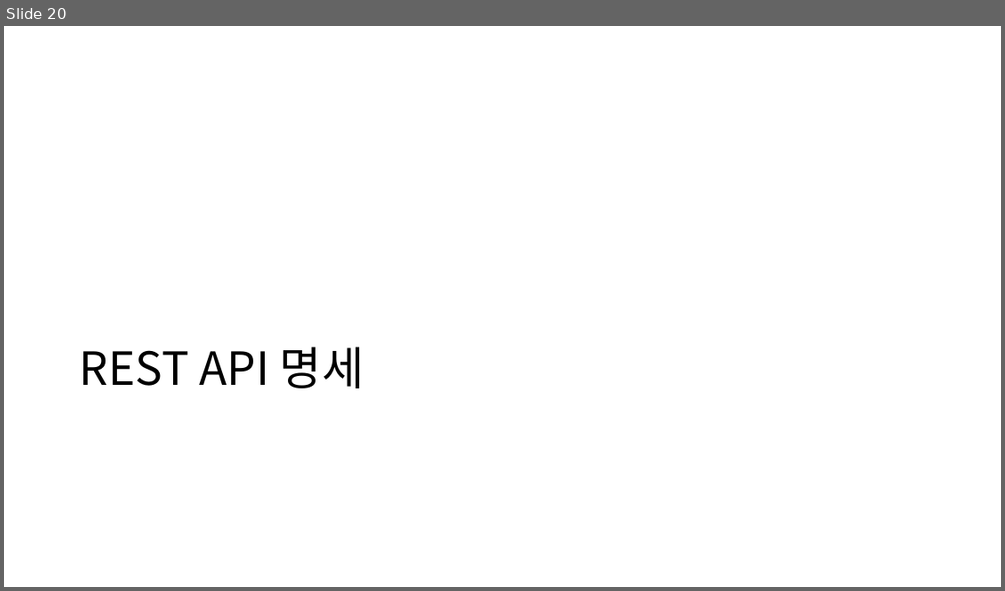
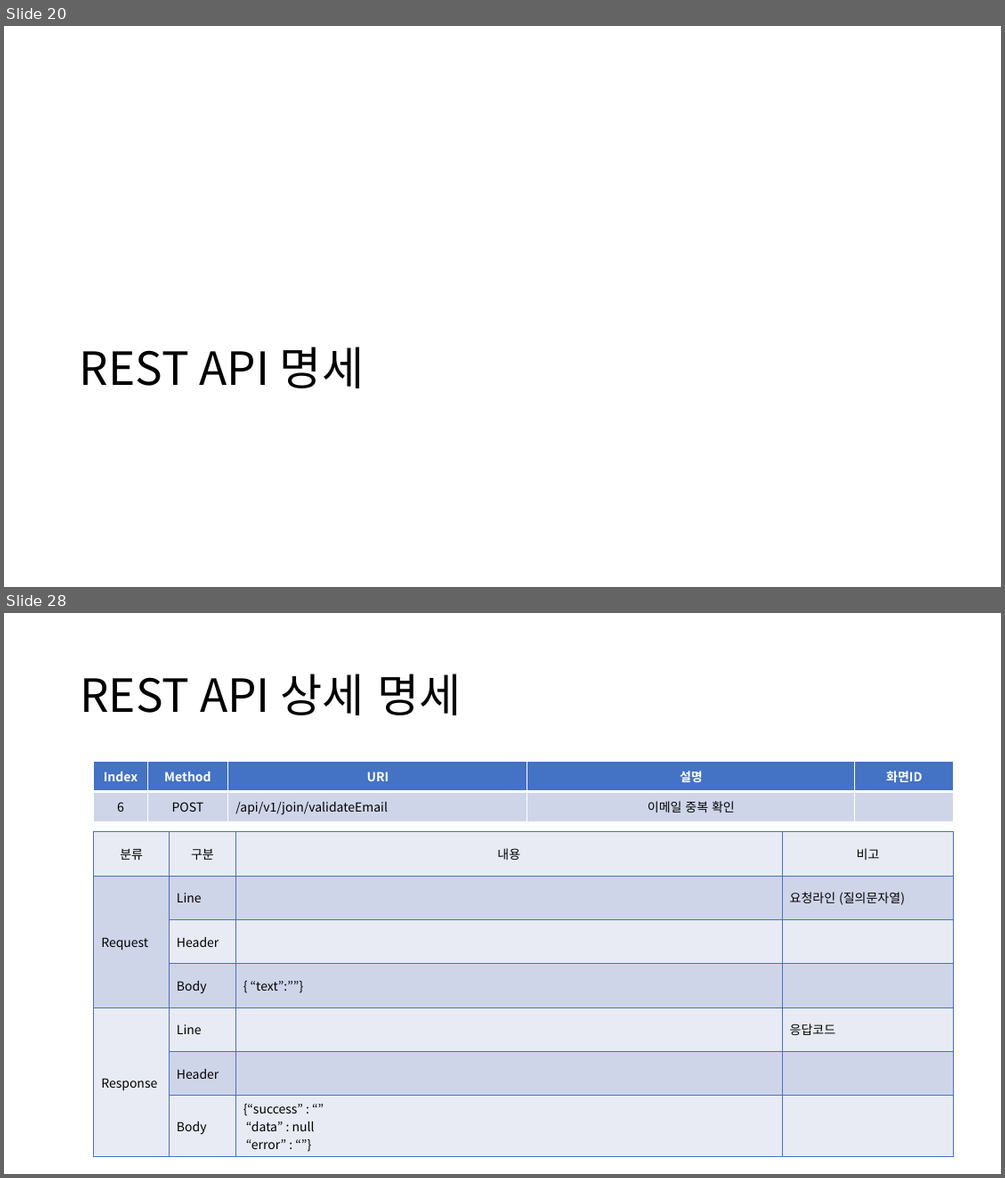
Before and after one commit to sujidaddy/workspace_miniproject, a slide deck: 미니프로젝트계획서제출용.pptx. Shown one above the other, each under a label of ours: slide 20 before the commit, slides 20 and 28 after it; the slides between them are not shown. The pictures are 1005x591 and 1005x1178 pixels, drawn with LibreOffice and Linux fonts; fonts in the diff are those of the drawing. Boxes give left, top, right and bottom in pixels: in the first picture for what was removed or moved away, otherwise in the second. Text is boxed around its words. In the diff, an @@ line names an element or a change of style, - is before the commit and + after.

Commit message:
REST API 명세 정리 DB 구성 정리 통신 API 적용 변경 카카오맵 처리 방식 변경 회원 가입 로직 추가 로그인 로직 추가

```diff
--- a/미니프로젝트계획서제출용.pptx
+++ b/미니프로젝트계획서제출용.pptx
@@ slide 28 added at box(4, 613, 1001, 1174), background #FFFFFF @@
@@ title added at box(80, 674, 461, 715), 44 pt, text #000000 @@
+REST API 상세 명세
@@ table added at box(94, 761, 954, 821), 2 rows, 5 columns @@
+Index | Method | URI | 설명 | 화면ID
+6 | POST | /api/v1/join/validateEmail | 이메일 중복 확인 | 
@@ table added at box(94, 832, 954, 1152), 7 rows, 4 columns @@
+분류 | 구분 | 내용 | 비고
+Request | Line |  | 요청라인 (질의문자열)
+ | Header |  | 
+ | Body | { “text”:””} | 
+Response | Line |  | 응답코드
+ | Header |  | 
+ | Body | {“success” : “” “data” : null / “error” : “”} | 
```
Also in this commit, not shown: 4 slides changed, 26 other slides added, 20 other files.
